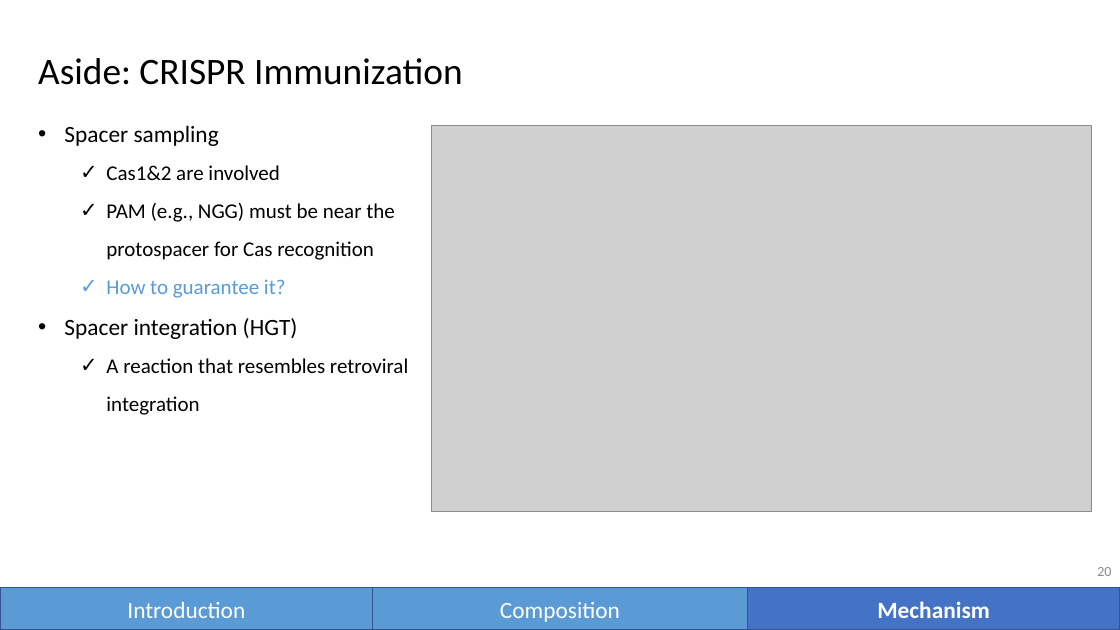
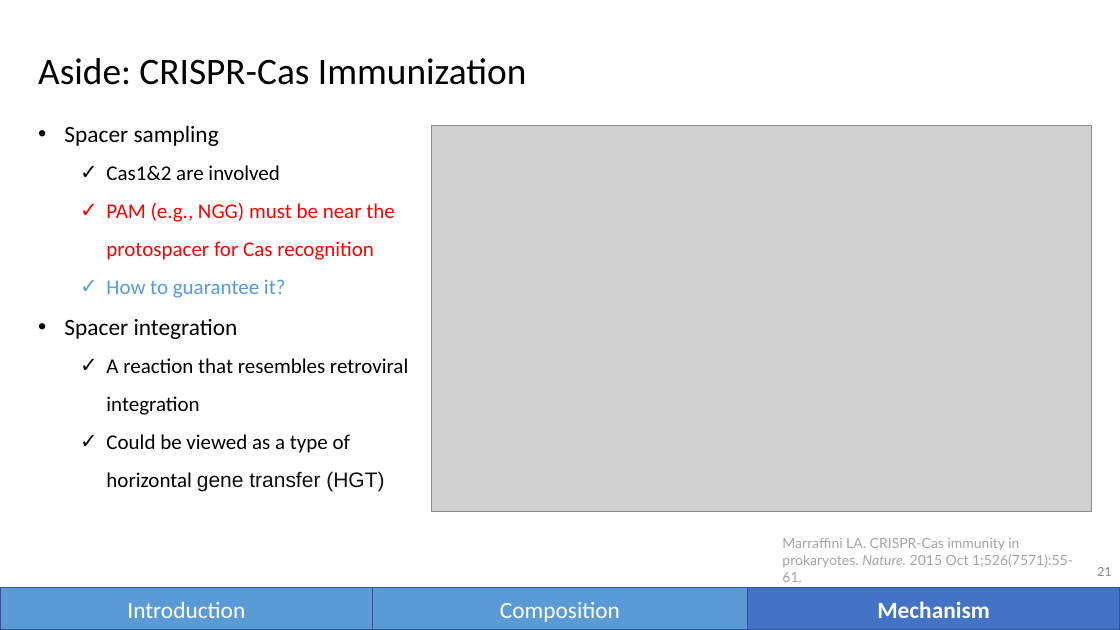
Before and after one commit to vwOvOwv/PKU-Undergraduate-Course, a slide deck: slide 21 of 遗传学(Genetics)/讨论课/Topic-3_遗传学技术/CRISPR-Cas.pptx (slide 20 before the commit). Drawn at 1120x630 pixels with LibreOffice and Linux fonts; fonts in the diff are those of the drawing; grey boxes stand for pictures. Boxes give left, top, right and bottom in pixels: in the first picture for what was removed or moved away, otherwise in the second. Text is boxed around its words. In the diff, an @@ line names an element or a change of style, - is before the commit and + after.

```diff
--- a/遗传学(Genetics)/讨论课/Topic-3_遗传学技术/CRISPR-Cas.pptx
+++ b/遗传学(Genetics)/讨论课/Topic-3_遗传学技术/CRISPR-Cas.pptx
@@ text at (38,58,527,85): text changed @@
-Aside: CRISPR Immunization
+Aside: CRISPR-Cas Immunization
@@ text at (106,203,394,260): text colour #000000 to #FF0000 in "PAM (e.g., NGG) must be near the ..." @@
@@ text at (64,319,238,339): text changed @@
-• Spacer integration (HGT)
+• Spacer integration
@@ text at (106,434,384,491): paragraph added @@
+  ✓ Could be viewed as a type of horizontal gene transfer (HGT)
@@ text added at (782,538,1073,582), 12 pt, text #A5A5A5 @@
+Marraffini LA. CRISPR-Cas immunity in prokaryotes. Nature. 2015 Oct 1;526(7571):55-61.
@@ page number at (1097,567,1111,576): text changed @@
-20
+21
```
Also in this commit, not shown: 22 other slides changed, 25 slides added, 6 slides removed.
